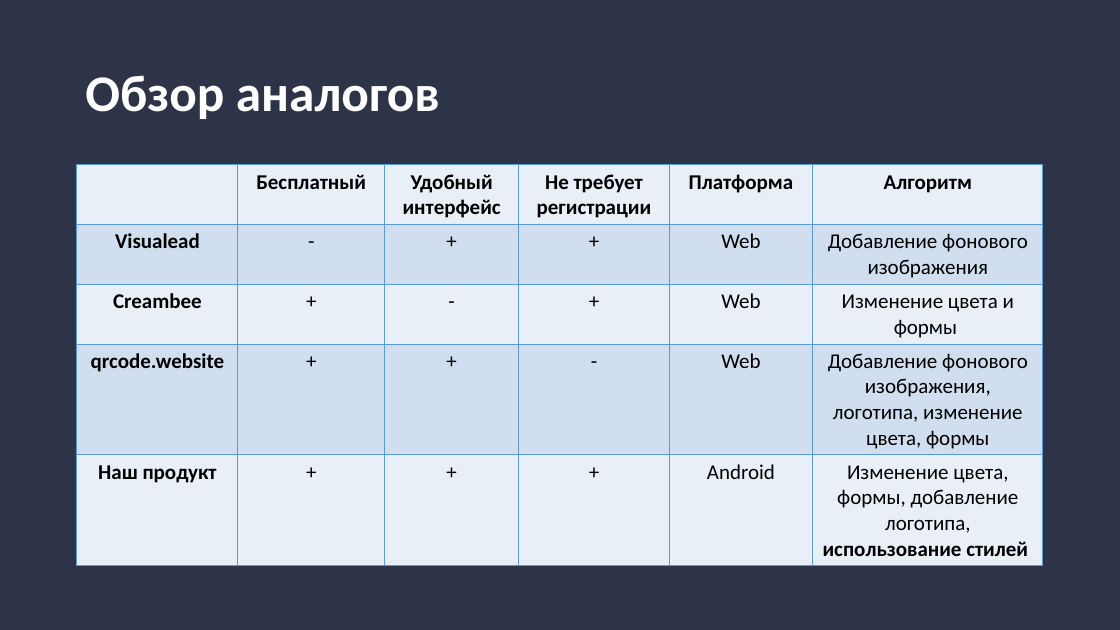
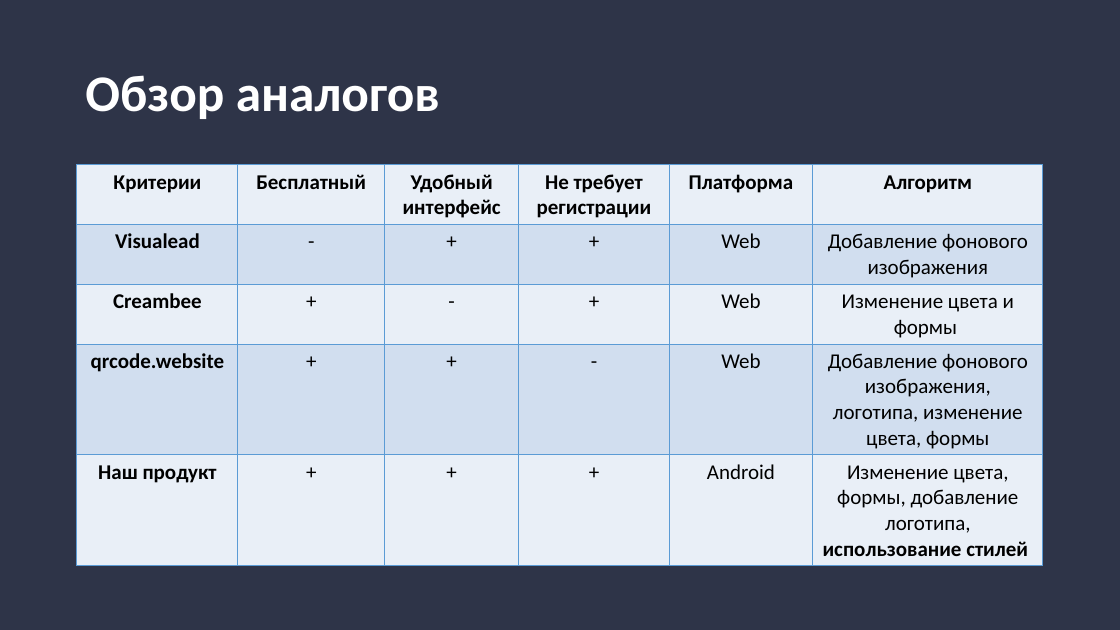
Before and after one commit to rogozhkinegorka/qrCodeGenerator, a slide deck: slide 6 of Presentation.pptx. Drawn at 1120x630 pixels with LibreOffice and Linux fonts; fonts in the diff are those of the drawing. Boxes give left, top, right and bottom in pixels: in the first picture for what was removed or moved away, otherwise in the second. Text is boxed around its words. In the diff, an @@ line names an element or a change of style, - is before the commit and + after.

```diff
--- a/Presentation.pptx
+++ b/Presentation.pptx
@@ table at box(77, 165, 1044, 560) @@
-row 1, column 1: 
+row 1, column 1: Критерии
```
Also in this commit, not shown: 8 other files.
